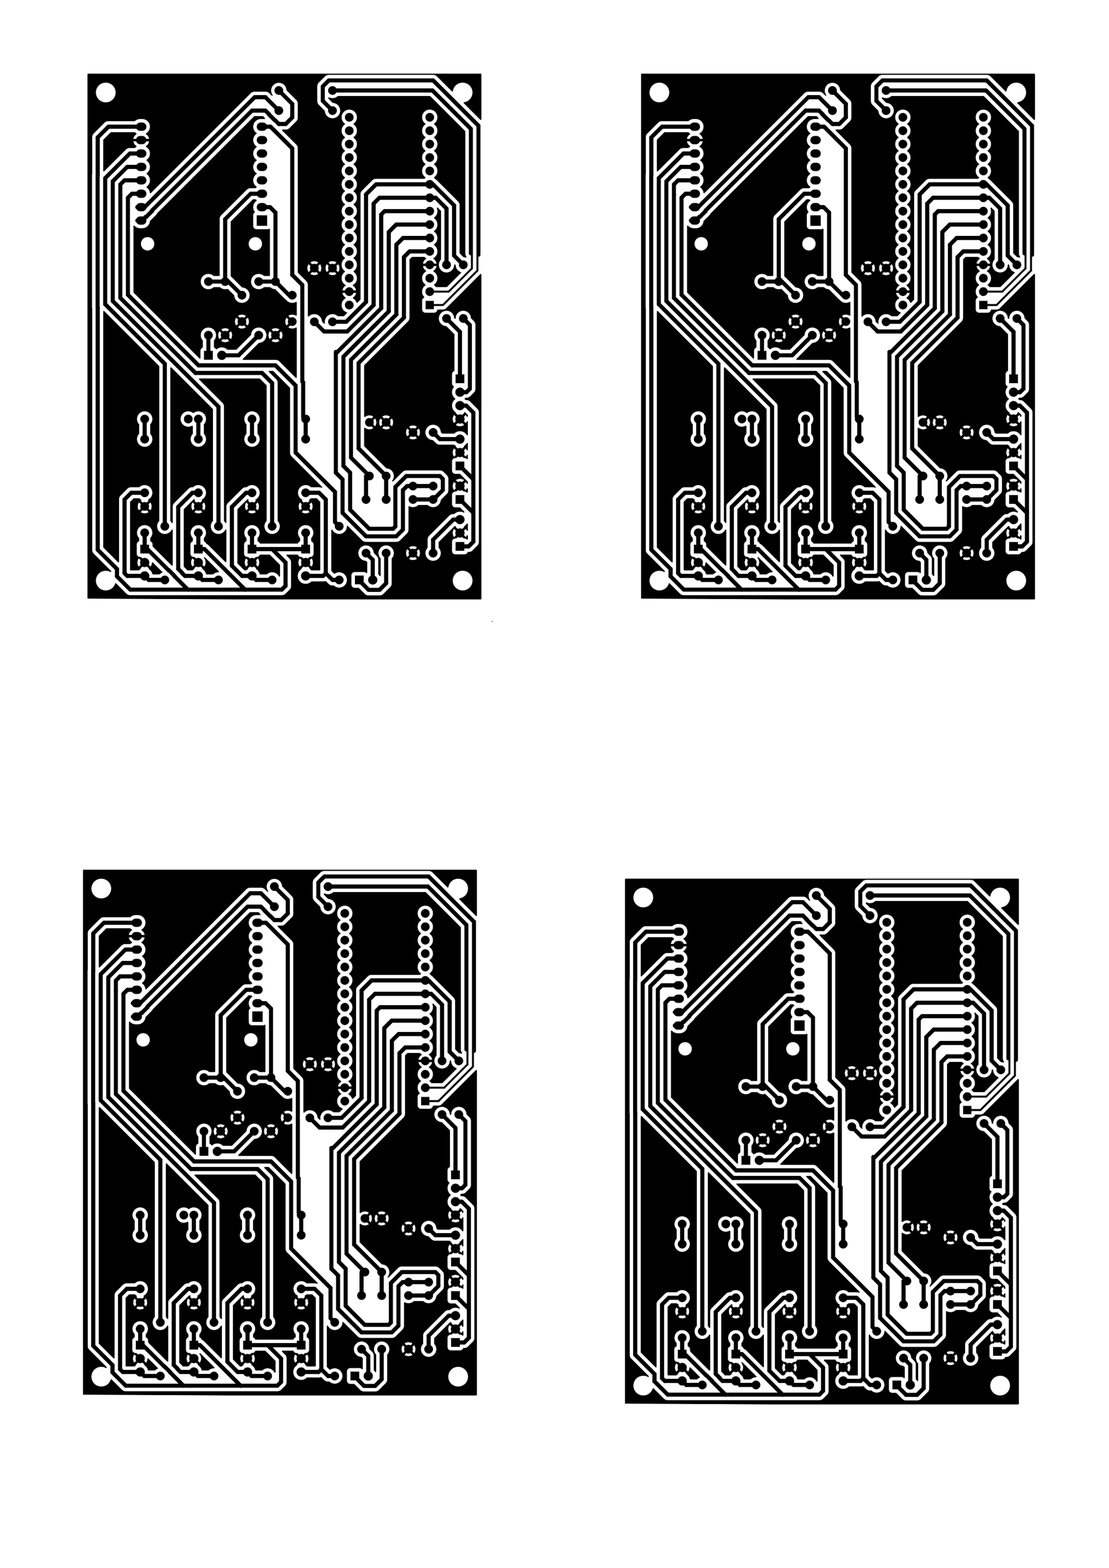
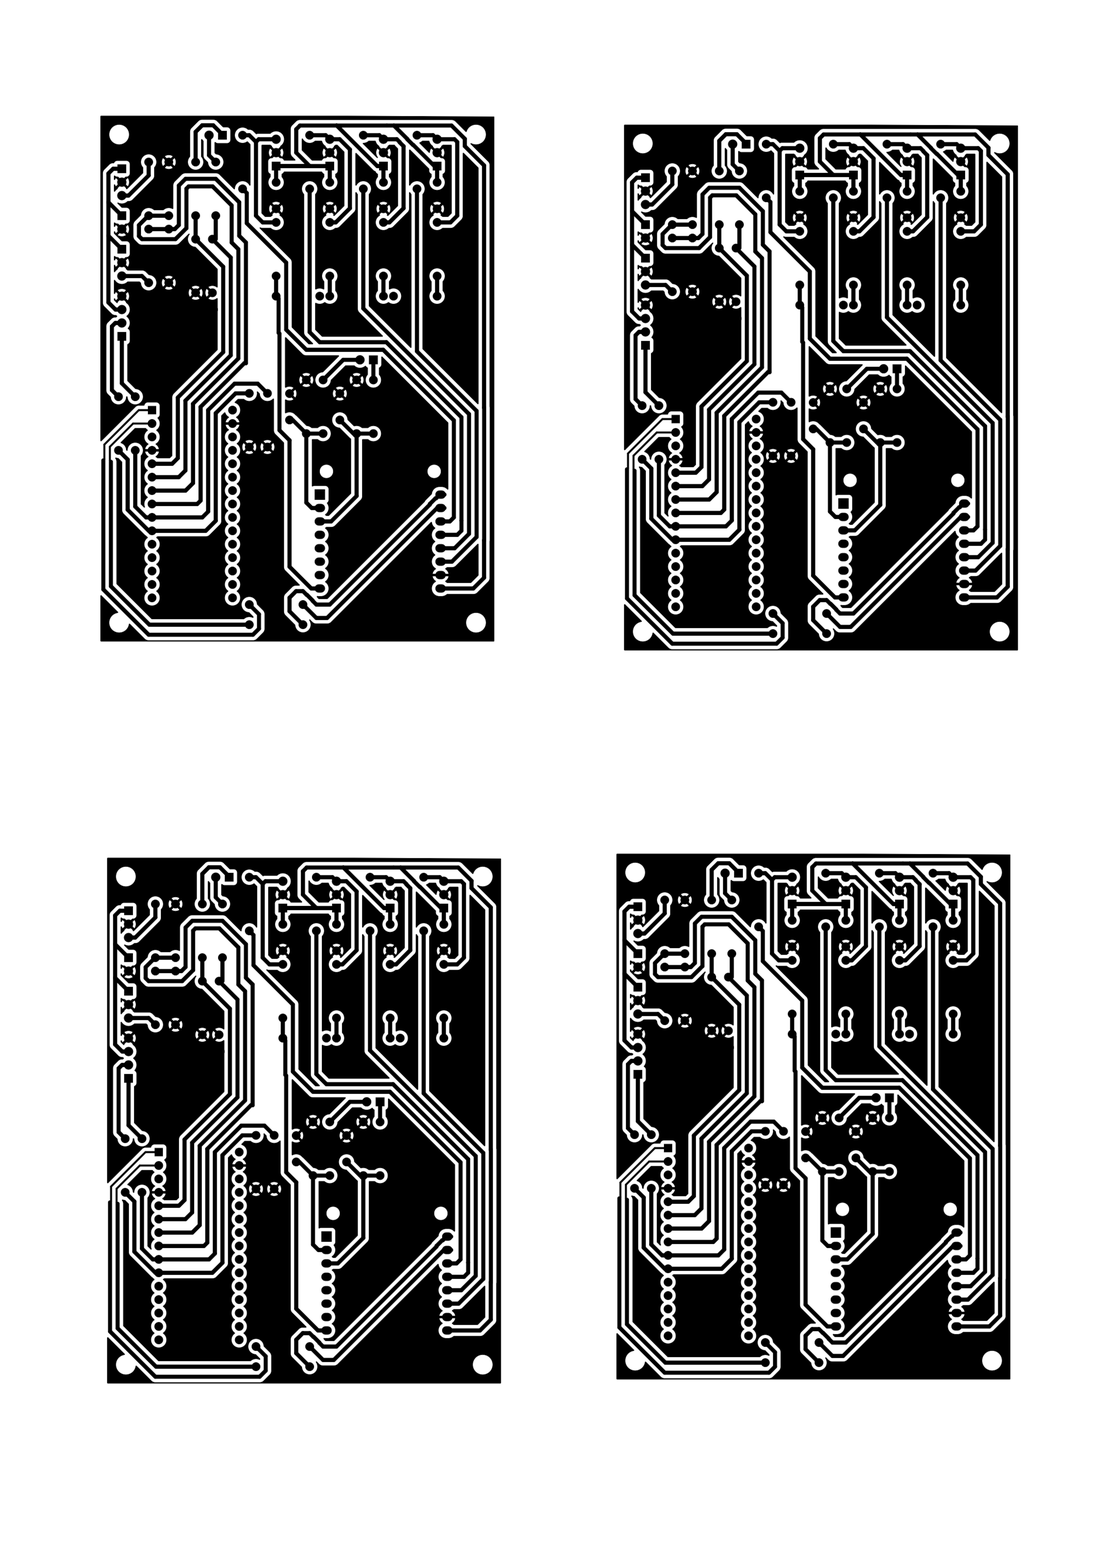
Two versions of the same layered image (1109x1568). Layer-by-layer changes:
painted on "AVA-B_Cu.pdf copy #3" over [86, 73, 502, 1384]
painted on "AVA-B_Cu.pdf copy #2" over [615, 73, 1035, 1380]
painted on "AVA-B_Cu.pdf copy #1" over [623, 124, 1019, 1405]
painted on "AVA-B_Cu.pdf copy" over [82, 115, 495, 1396]